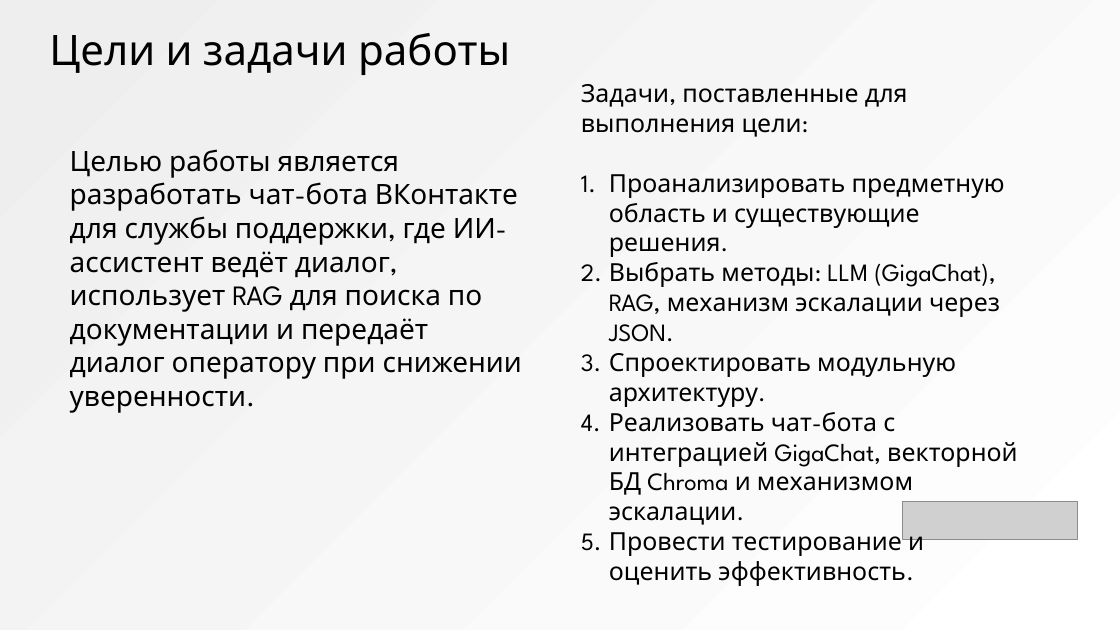
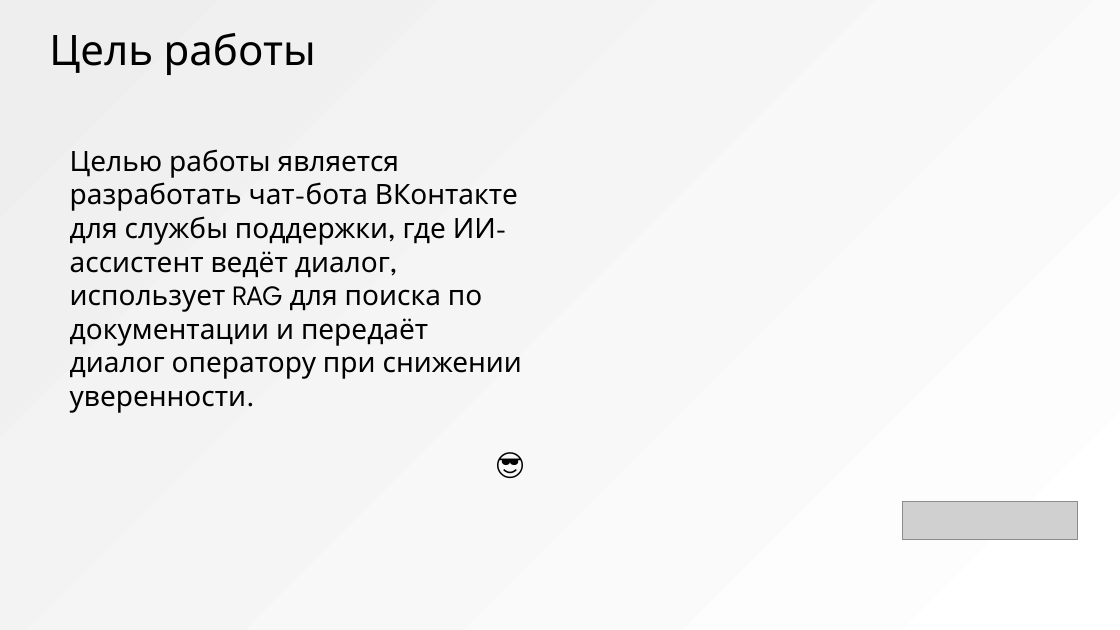
Before and after one commit to Kent4r/VKR, a slide deck: slide 2 of преза.pptx. Drawn at 1120x630 pixels with LibreOffice and Linux fonts; fonts in the diff are those of the drawing; grey boxes stand for pictures; background and template pictures are left out. Boxes give left, top, right and bottom in pixels: in the first picture for what was removed or moved away, otherwise in the second. Text is boxed around its words. In the diff, an @@ line names an element or a change of style, - is before the commit and + after.

```diff
--- a/преза.pptx
+++ b/преза.pptx
@@ title at box(49, 33, 316, 75): text changed @@
-Цели и задачи работы
+Цель работы
@@ text removed at box(581, 84, 1018, 557) @@
-Задачи, поставленные для выполнения цели:
-1. Проанализировать предметную область и существующие решения.
-2. Выбрать методы: LLM (GigaChat), RAG, механизм эскалации через JSON.
-3. Спроектировать модульную архитектуру.
-4. Реализовать чат-бота с интеграцией GigaChat, векторной БД Chroma и механизмом эскалации.
-5. Провести тестирование и оценить эффективность.
@@ text added at box(490, 441, 544, 484), 40 pt, text #5C6A72 @@
+😎
```
Also in this commit, not shown: 3 other slides changed, 2 slides added, 4 other files.
